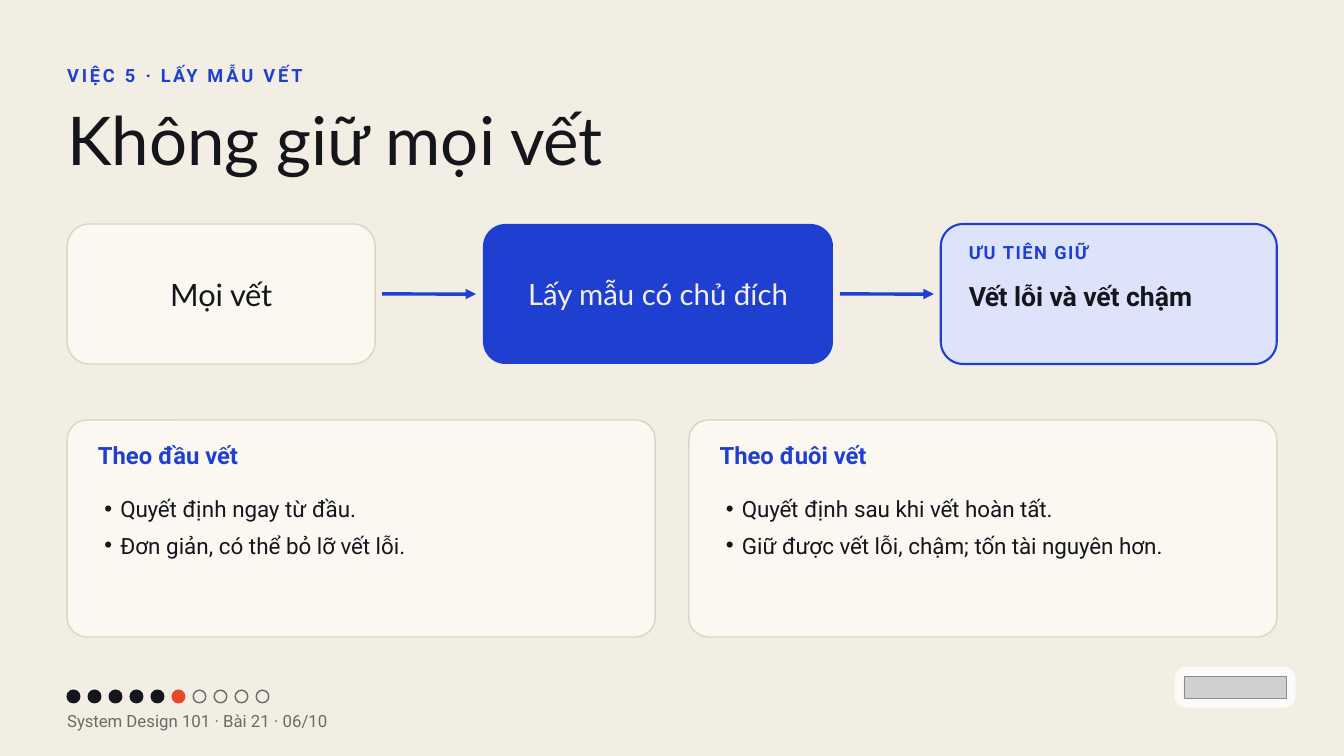
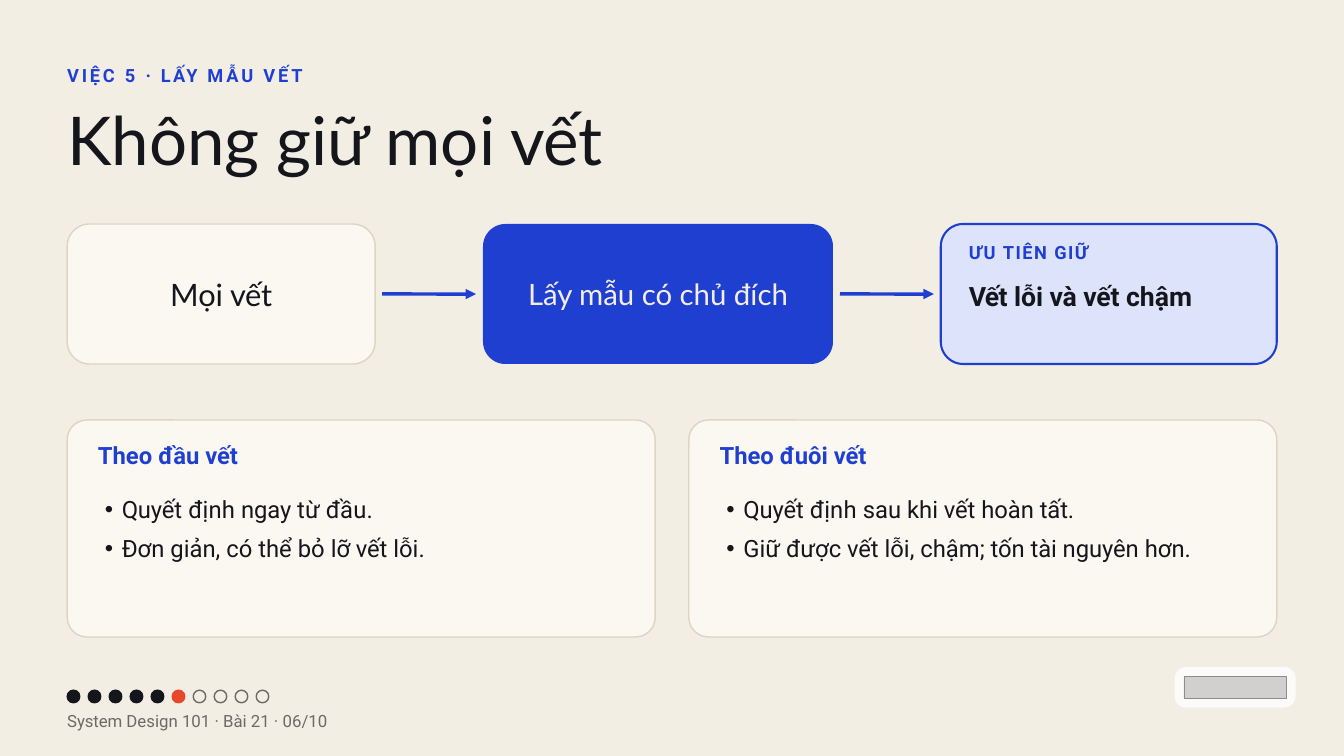
Before and after one commit to vohoailinh90/tool-marketing-studio, a slide deck: slide 6 of system-design-101/vi/lessons/sd-13-021/slides/sd-13-021.pptx. Drawn at 1344x756 pixels with LibreOffice and Linux fonts; fonts in the diff are those of the drawing; grey boxes stand for pictures. Boxes give left, top, right and bottom in pixels: in the first picture for what was removed or moved away, otherwise in the second. Text is boxed around its words. In the diff, an @@ line names an element or a change of style, - is before the commit and + after.

```diff
--- a/system-design-101/vi/lessons/sd-13-021/slides/sd-13-021.pptx
+++ b/system-design-101/vi/lessons/sd-13-021/slides/sd-13-021.pptx
@@ text "Quyết định ngay từ đầu." at [122, 498, 424, 562]: size 24 to 25.5 pt; letter spacing -0.1 to -0.2 pt in "ngay"; indent changed; line spacing 33.6pt to 35.7pt @@
@@ text "Quyết định sau khi vết ..." at [743, 498, 1191, 562]: size 24 to 25.5 pt; indent changed; line spacing 33.6pt to 35.7pt @@
```
Also in this commit, not shown: 1 other slide changed, 4 other files.
